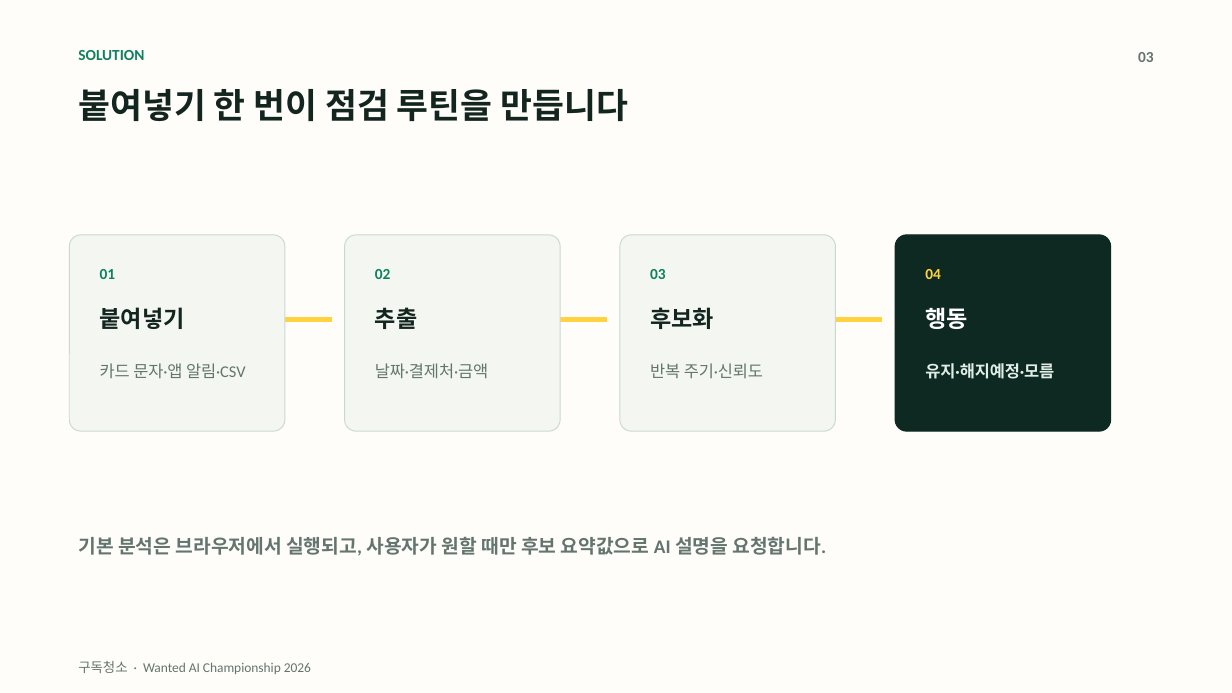
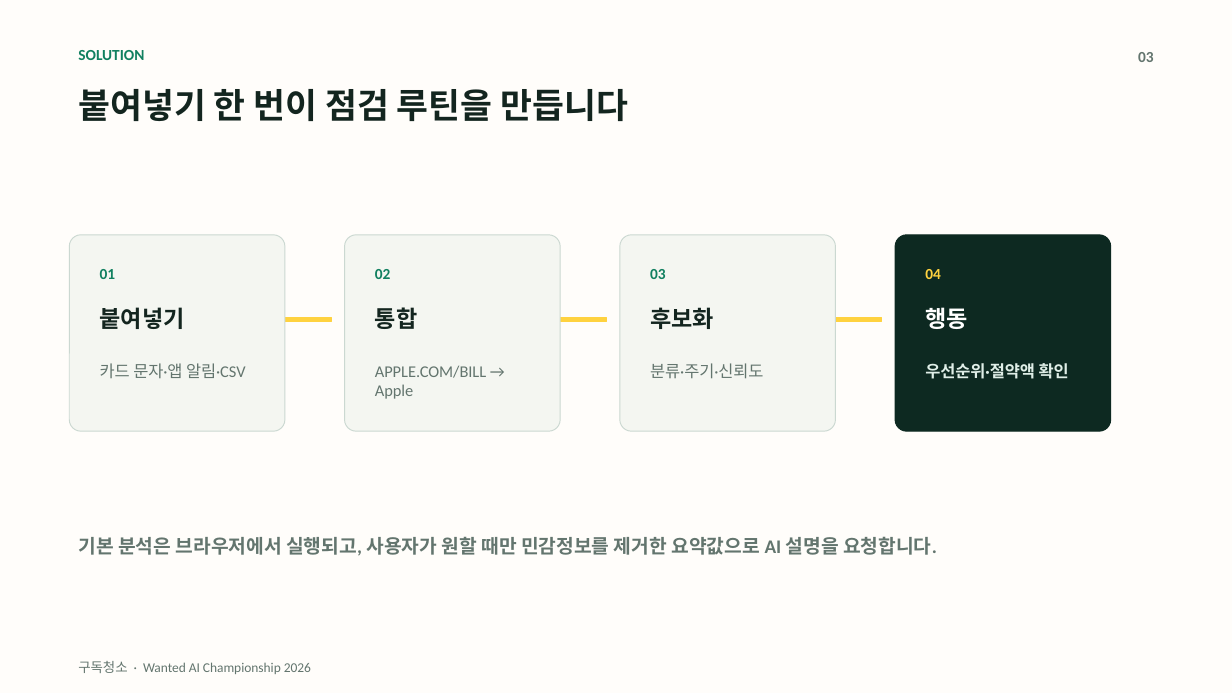
Before and after one commit to Ryui93/Subscription_Cleaning, a slide deck: slide 3 of deliverables/subscription-cleaning-wanted-ai-championship-2026.pptx. Drawn at 1232x693 pixels with LibreOffice and Linux fonts; fonts in the diff are those of the drawing. Boxes give left, top, right and bottom in pixels: in the first picture for what was removed or moved away, otherwise in the second. Text is boxed around its words. In the diff, an @@ line names an element or a change of style, - is before the commit and + after.

```diff
--- a/deliverables/subscription-cleaning-wanted-ai-championship-2026.pptx
+++ b/deliverables/subscription-cleaning-wanted-ai-championship-2026.pptx
@@ text at [375,307,418,329]: text changed @@
-추출
+통합
@@ text at [375,366,486,399]: text changed @@
-날짜·결제처·금액
+APPLE.COM/BILL → Apple
@@ text at [650,363,763,379]: text changed @@
-반복 주기·신뢰도
+분류·주기·신뢰도
@@ text at [925,363,1069,379]: text changed @@
-유지·해지예정·모름
+우선순위·절약액 확인
@@ text at [78,536,937,556]: text changed @@
-기본 분석은 브라우저에서 실행되고, 사용자가 원할 때만 후보 요약값으로 AI 설명을 요청합니다.
+기본 분석은 브라우저에서 실행되고, 사용자가 원할 때만 민감정보를 제거한 요약값으로 AI 설명을 요청합니다.
```
Also in this commit, not shown: 4 other slides changed, 8 other files.
